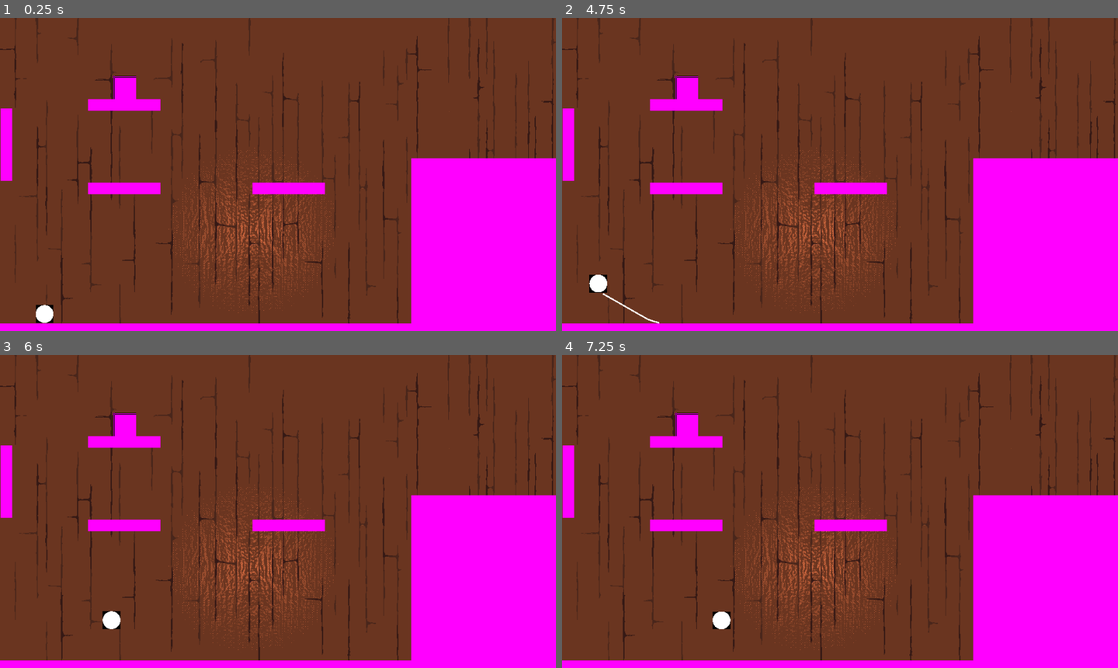
Above: before the commit, frames 1-4 (two rows, left to right).
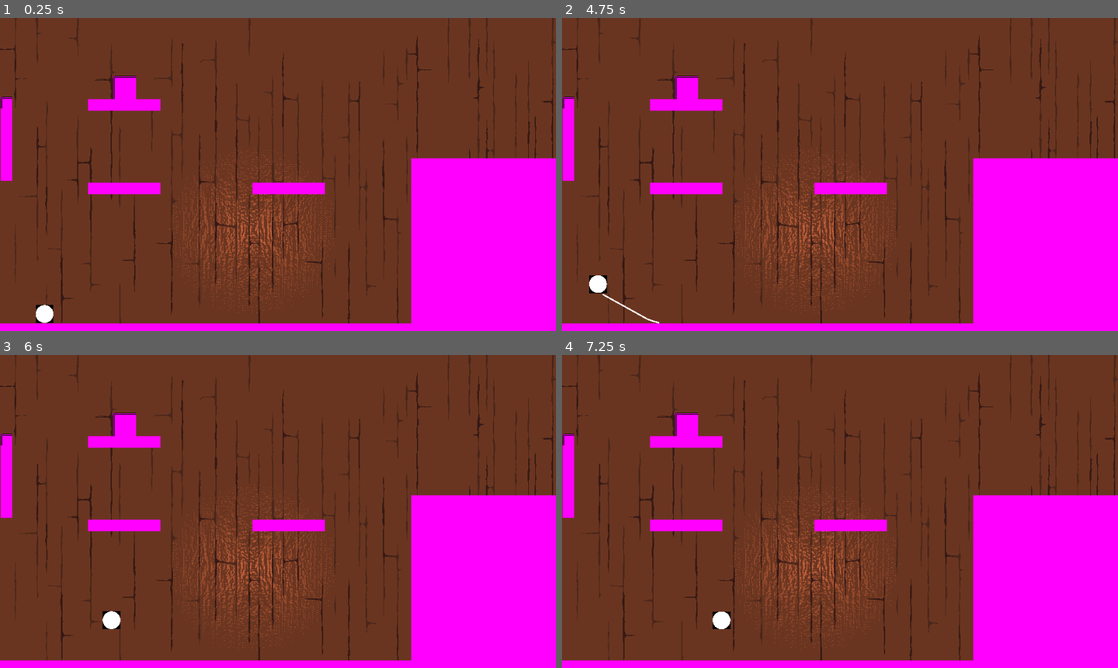
Above: after the commit, the same moments.

Repository: NAERNON/ggj-2026-mask
Game: Godot game, scene res://scenes/main.tscn
Same seed, same stepped clock (60 frames per second), same inputs: the game is played once before the commit and once after it.
Inputs:
- Up to frame 1 (0.25 s): no input
- Up to frame 2 (4.75 s): tap Enter at 0.5 s; hold D (move_tape_right) 0.53-1.28 s; hold R (move_tape_reroll) 0.53-1.28 s; tap Space (move_tape_jump) at 0.77, 1.52, 3.02, 3.77, 4.52 s; hold S (move_tape_down) 1.28-2.03 s; tap G (tape_switch_grip) at 1.35, 2.85, 4.35 s; hold D (move_tape_right) 2.03-2.78 s; hold R (move_tape_reroll) 2.03-2.78 s; hold W (move_tape_up) 2.78-3.53 s; hold R (move_tape_reroll) 3.53-4.28 s; hold A (move_tape_left) from 3.53 s (still down)
- Up to frame 3 (6 s): release A (move_tape_left) at 5.03 s; hold S (move_tape_down) 5.03-5.78 s; hold R (move_tape_reroll) 5.03-5.78 s; tap Space (move_tape_jump) at 5.75 s; hold D (move_tape_right) from 5.78 s (still down); tap G (tape_switch_grip) at 5.85 s
- Up to frame 4 (7.25 s): tap Space (move_tape_jump) at 6.02, 6.77 s; release D (move_tape_right) at 6.53 s; hold W (move_tape_up) from 6.53 s (still down); hold R (move_tape_reroll) from 6.53 s (still down)

The runs differ from the first frame. In frame 1, less than 0.1% of the frame differs, in the area x 0-3%, y 25-29%; in frame 2, 0.2%, in the area x 0-16%, y 25-96%; in frame 3, less than 0.1%; in frame 4, less than 0.1%.

Commit message:
Basic first implementation of restock tape object

Diff:
--- a/scenes/main.gd
+++ b/scenes/main.gd
@@ -7,6 +7,8 @@
 @export_range(0.0, 5.0, 0.1) var rubber_width : float
 
 @export var platforms : Node
+@export var restock   : StaticBody2D
+@export_range(0.0, 1000.0, 10.0) var restock_value : float
 
 var _masking_tapes : Array[Line2D]
 
@@ -146,3 +148,7 @@
 			masking_tape.is_gripping = false
 		else :
 			masking_tape.reroll_target = _current_tape.get_point_position(_nb_current_tape_points-2) - masking_tape.contact_floor.position * masking_tape.scale
+
+func _on_masking_tape_touch_restock() -> void:
+	self.remove_child(restock)
+	masking_tape.add_max_tape(restock_value)
--- a/scenes/main.tscn
+++ b/scenes/main.tscn
@@ -31,13 +31,20 @@
 [sub_resource type="PlaceholderTexture2D" id="PlaceholderTexture2D_tipki"]
 size = Vector2(40, 40)
 
-[node name="Main" type="Node2D" unique_id=714016782 node_paths=PackedStringArray("masking_tape", "platforms")]
+[sub_resource type="CircleShape2D" id="CircleShape2D_tbgi4"]
+
+[sub_resource type="PlaceholderTexture2D" id="PlaceholderTexture2D_jyhfs"]
+size = Vector2(20, 20)
+
+[node name="Main" type="Node2D" unique_id=714016782 node_paths=PackedStringArray("masking_tape", "platforms", "restock")]
 script = ExtResource("1_0wfyh")
 masking_tape = NodePath("MaskingTape")
 epsilon_tape = 1.0
 epsilon_corner = 2.5
-rubber_width = 1.0
+rubber_width = 0.3
 platforms = NodePath("Platforms")
+restock = NodePath("Restock")
+restock_value = 300.0
 
 [node name="Background" type="Sprite2D" parent="." unique_id=323147266]
 texture = ExtResource("2_sugp2")
@@ -46,6 +53,8 @@
 [node name="MaskingTape" parent="." unique_id=311947507 instance=ExtResource("1_o5qli")]
 position = Vector2(77, 510)
 scale = Vector2(0.03, 0.03)
+collision_layer = 0
+collision_mask = 15
 initial_tape_dist = 500.0
 roll_acceleration = 450.0
 deceleration_scale = 10.0
@@ -150,7 +159,18 @@
 position = Vector2(437, 367)
 texture = ExtResource("4_jyhfs")
 
+[node name="Restock" type="StaticBody2D" parent="." unique_id=312312138]
+position = Vector2(11, 146)
+collision_layer = 3
+
+[node name="CollisionShape2D" type="CollisionShape2D" parent="Restock" unique_id=263989171]
+shape = SubResource("CircleShape2D_tbgi4")
+
+[node name="Sprite2D" type="Sprite2D" parent="Restock" unique_id=1147071703]
+texture = SubResource("PlaceholderTexture2D_jyhfs")
+
 [connection signal="end_grip" from="MaskingTape" to="." method="_on_masking_tape_end_grip"]
 [connection signal="reroll" from="MaskingTape" to="." method="_on_masking_tape_reroll"]
 [connection signal="start_grip" from="MaskingTape" to="." method="_on_masking_tape_start_grip"]
 [connection signal="touch_or_leave_floor" from="MaskingTape" to="." method="_on_masking_tape_touch_or_leave_floor"]
+[connection signal="touch_restock" from="MaskingTape" to="." method="_on_masking_tape_touch_restock"]
--- a/scripts/masking_tape.gd
+++ b/scripts/masking_tape.gd
@@ -25,6 +25,7 @@
 signal end_grip()
 signal touch_or_leave_floor()
 signal reroll()
+signal touch_restock()
 
 var _in_free_fall   : bool :
 	set(new_value) :
@@ -83,6 +84,10 @@
 			if collision.get_collider() is RigidBody2D :
 				var box : RigidBody2D = collision.get_collider()
 				box.apply_force(collision.get_normal() * -push_force)
+			elif collision.get_collider() is StaticBody2D :
+				var static_body : StaticBody2D = collision.get_collider()
+				if static_body.get_collision_layer_value(2) :
+					touch_restock.emit()
 	else :
 		if reroll_target != Vector2.INF :
 			self.position = self.position.move_toward(reroll_target, reroll_speed*delta)
@@ -99,7 +104,8 @@
 	var grip  = Input.is_action_just_pressed('tape_switch_grip')
 
 	if grip :
-		is_gripping = not is_gripping
+		if not is_gripping or (is_gripping and (is_on_wall() or is_on_floor())):
+			is_gripping = not is_gripping
 
 	if _grip_on_wall :
 		velocity = Vector2.ZERO
@@ -138,3 +144,6 @@
 
 func update_used_tape_len(used_tape : float) -> void :
 	_used_tape_len = used_tape
+
+func add_max_tape(tape_restock : float) -> void :
+	_tape_len += tape_restock
